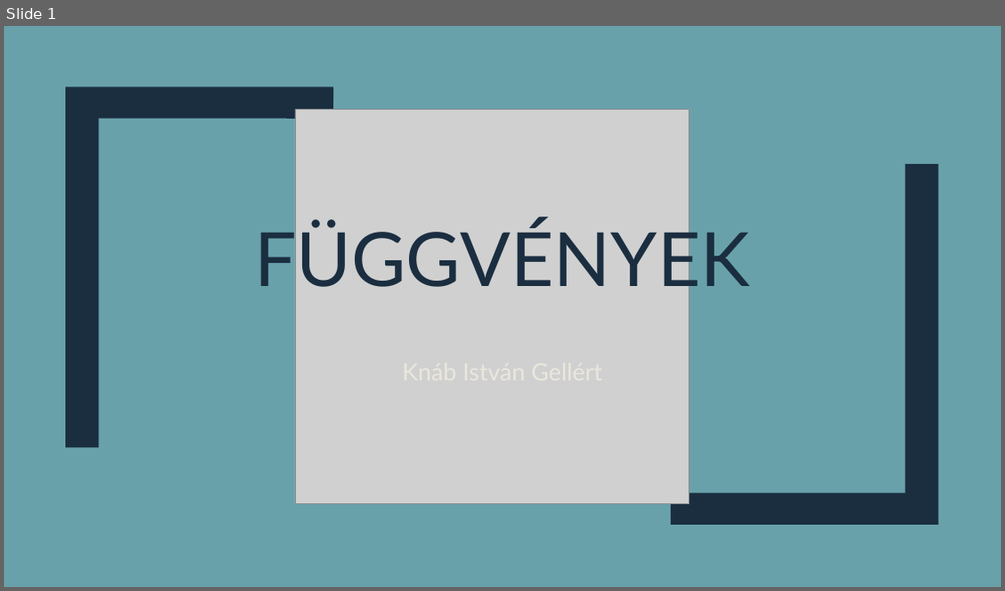
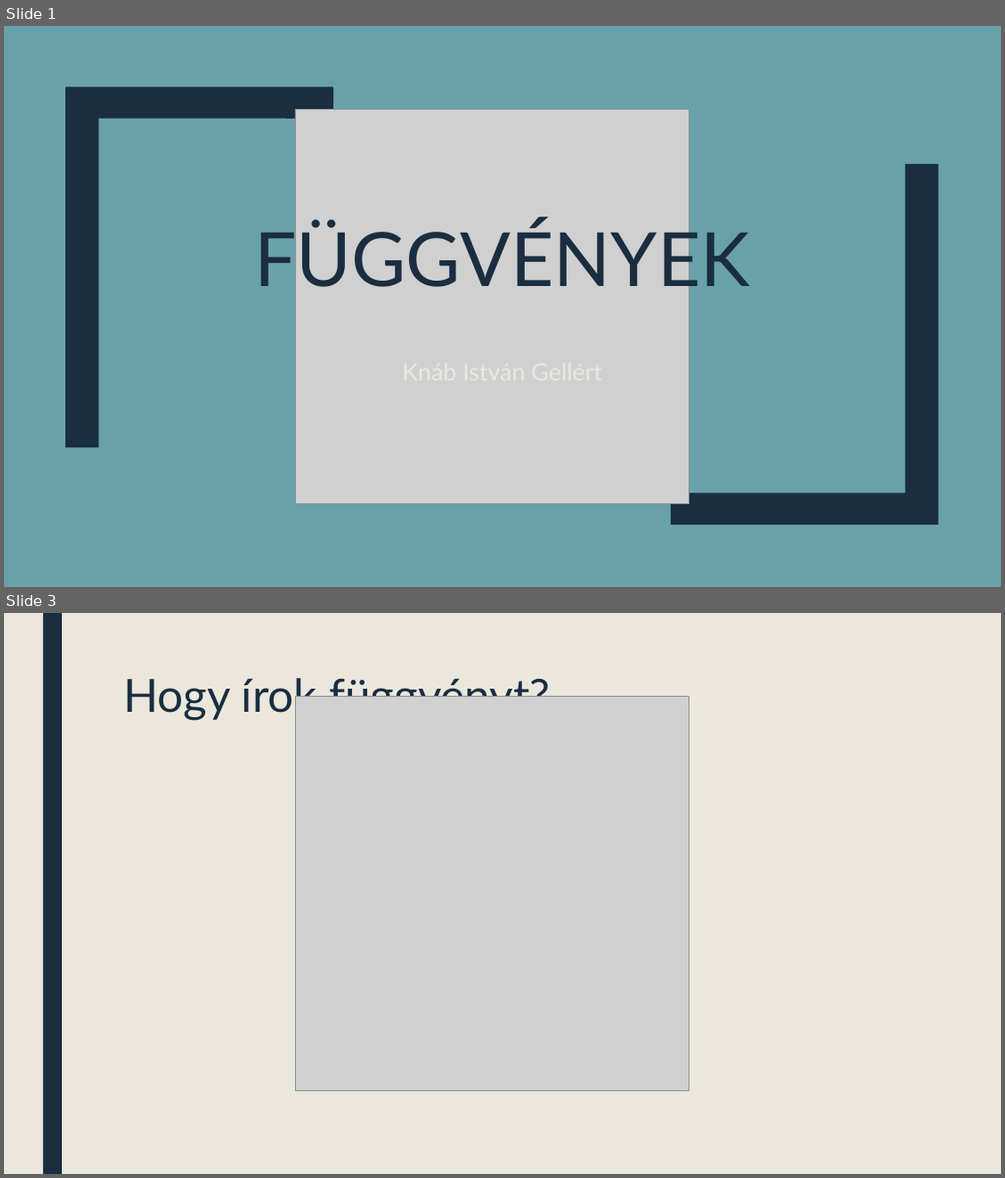
Before and after one commit to istvan-knab/pannonhalma_programozas, a slide deck: elmélet/fuggvenyek.pptx. Shown one above the other, each under a label of ours: slide 1 before the commit, slides 1 and 3 after it; the slides between them are not shown. The pictures are 1005x591 and 1005x1178 pixels, drawn with LibreOffice and Linux fonts; fonts in the diff are those of the drawing; grey boxes stand for pictures. Boxes give left, top, right and bottom in pixels: in the first picture for what was removed or moved away, otherwise in the second. Text is boxed around its words. In the diff, an @@ line names an element or a change of style, - is before the commit and + after.

Commit message:
update pptx

```diff
--- a/elmélet/fuggvenyek.pptx
+++ b/elmélet/fuggvenyek.pptx
@@ slide 3 added at bbox=[4, 613, 1001, 1174], background #EBE7DD @@
@@ rectangle added at bbox=[43, 613, 62, 1174], fill #1A2E40 @@
@@ title added at bbox=[123, 678, 550, 720], 44 pt, text #1A2E40 @@
+Hogy írok függvényt?
@@ picture added at bbox=[295, 696, 689, 1090] @@
```
Also in this commit, not shown: 1 slide changed, 1 other slide added, 11 other files.
